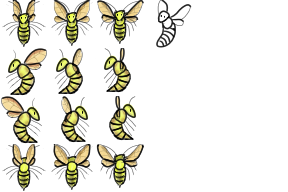
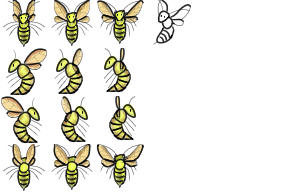
Before/after of a w=288, h=192 layered artwork. What changed in the layer stack:
painted on "Tactiles" over [153, 0, 192, 48]
painted on "Patterns" (1st of 23, in "Left down 1" › "Line") over [153, 0, 192, 48]
painted on "Eyes" (1st of 4, in "Left down 1" › "Line") over [153, 0, 192, 48]
painted on "Back wings" (1st of 6, in "Left down 1" › "Line") over [153, 0, 192, 48]
painted on "Front wings" (1st of 6, in "Left down 1" › "Line") over [153, 0, 192, 48]
painted on "Head" (1st of 16, in "Left down 1" › "Line") over [153, 0, 192, 48]
painted on "Middle body" over [153, 0, 192, 48]
painted on "Lower body" over [153, 0, 192, 48]
painted on "Wings" (1st of 24, in "Up 3" › "Shadows") over [153, 0, 192, 48]
painted on "Front wings" (2nd of 6, in "Up 3" › "Line") over [153, 0, 192, 48]
painted on "Wings" (5th of 24, in "Up 1" › "Shadows") over [153, 0, 192, 48]
painted on "Base" (3rd of 10, in "Up 1" › "Drawing" › "Wings") over [153, 0, 192, 48]
painted on "Body" (10th of 24, in "Right 3" › "Shade") over [153, 0, 192, 48]
painted on "Tactile" (3rd of 10, in "Right 3" › "Line") over [153, 0, 192, 48]
painted on "Head and body" (1st of 6, in "Right 3" › "Draw") over [153, 0, 192, 48]
painted on "Body" (13th of 24, in "Left 3" › "Shade") over [153, 0, 192, 48]
painted on "Head and body" (4th of 6, in "Left 3" › "Draw") over [153, 0, 192, 48]
painted on "Wings" (19th of 24, in "Down 3" › "Shadows") over [153, 0, 192, 48]
painted on "Front wings" (4th of 6, in "Down 3" › "Line") over [153, 0, 192, 48]
painted on "Wings" (23rd of 24, in "Down 1" › "Shadows") over [153, 0, 192, 48]
painted on "Front wings" (6th of 6, in "Down 1" › "Line") over [153, 0, 192, 48]
painted on "Base" (10th of 10, in "Down 1" › "Drawing" › "Wings") over [153, 0, 192, 48]
